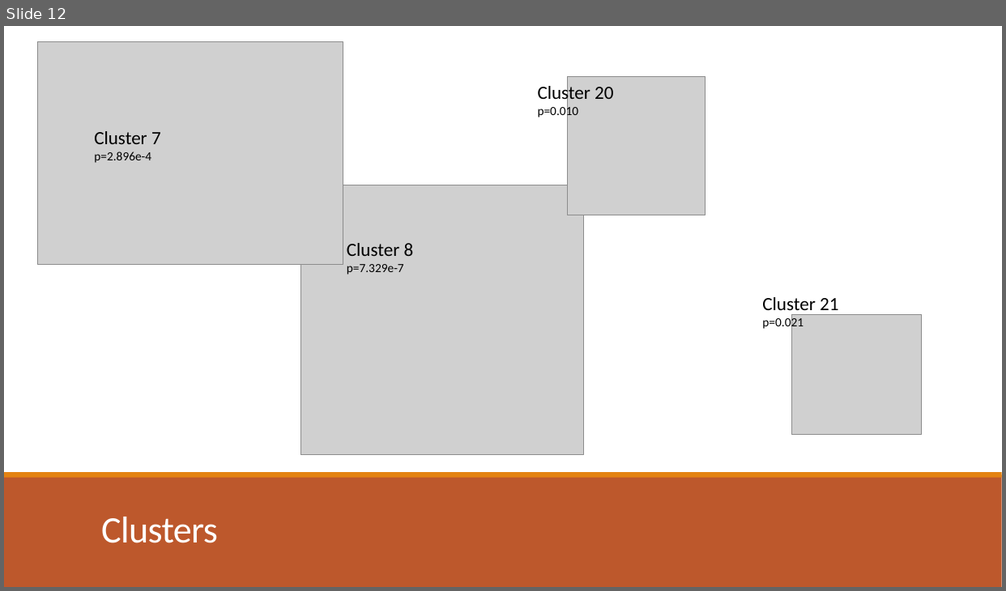
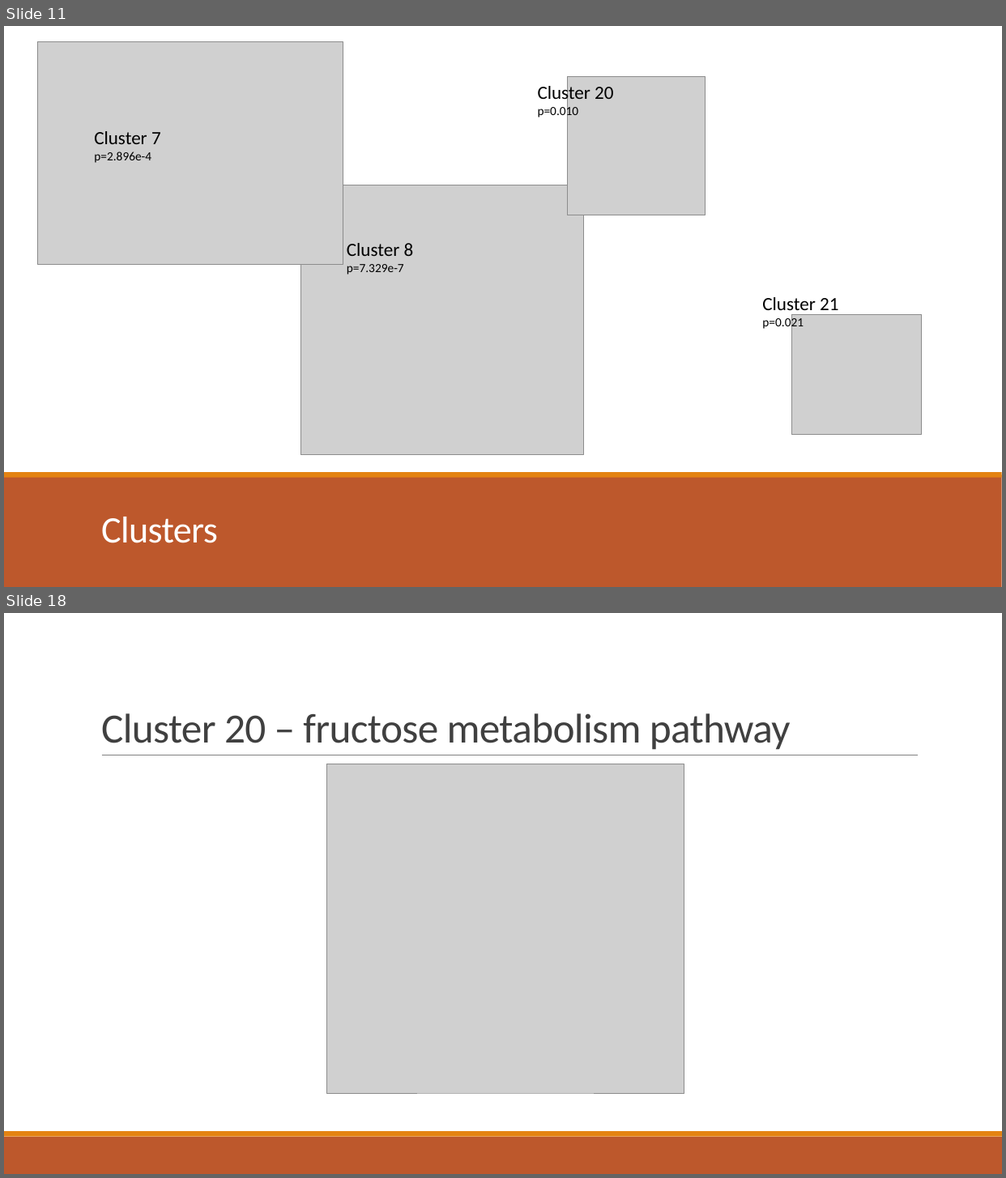
Before and after one commit to dyaom/REHS-2019, a slide deck: Cataract.pptx. Shown one above the other, each under a label of ours: slide 12 before the commit, slides 11 and 18 after it; the slides between them are not shown. The pictures are 1006x591 and 1006x1178 pixels, drawn with LibreOffice and Linux fonts; fonts in the diff are those of the drawing; grey boxes stand for pictures. Boxes give left, top, right and bottom in pixels: in the first picture for what was removed or moved away, otherwise in the second. Text is boxed around its words. In the diff, an @@ line names an element or a change of style, - is before the commit and + after.

```diff
--- a/Cataract.pptx
+++ b/Cataract.pptx
@@ slide 18 added at [4,613,1002,1174], background #FFFFFF @@
@@ title added at [101,713,791,750], 40 pt, text #404040 @@
+Cluster 20 – fructose metabolism pathway
@@ line added from (102, 756) to (918, 756), #808080 0.5 pt @@
@@ picture added at [326,764,684,1093] @@
@@ rectangle added at [4,1137,1002,1174], fill #BD582C @@
@@ rectangle added at [4,1131,1002,1137], fill #E48312 @@
@@ what was slide 12 is now slide 11 @@
```
Also in this commit, not shown: 8 slides changed, 2 other slides added, 2 slides removed, 1 other file.
